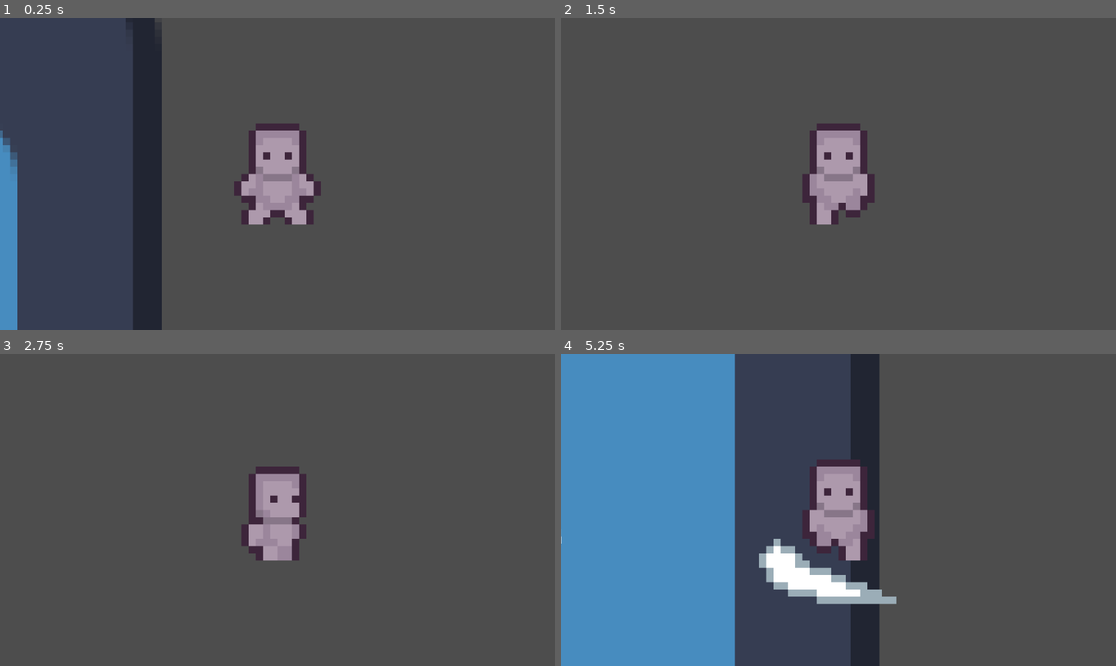
Above: before the commit, frames 1-4 (two rows, left to right).
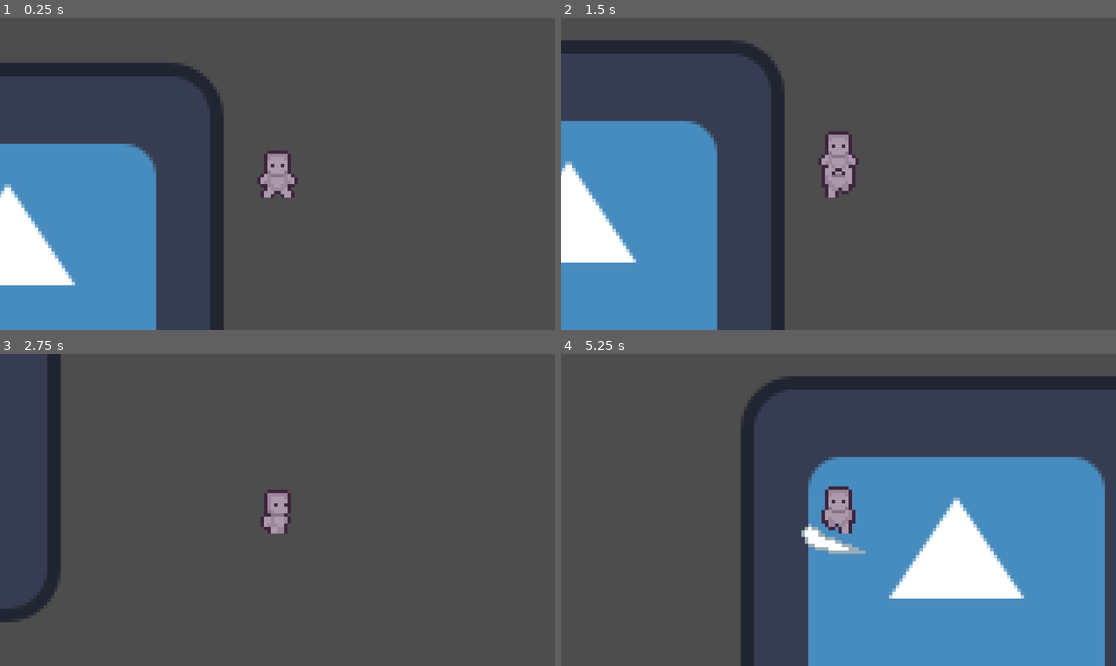
Above: after the commit, the same moments.

Repository: kyndlm/gamejam-loop
Game: Godot game, scene res://Scenes/Player/universe.tscn
Two runs of this game, one before a commit and one after it. Both use one fixed random seed, a clock stepped at 60 frames per second and the inputs below. The engine's default icon, where the game draws it, is replaced by a stand-in: a white triangle on a blue panel in a dark square.
Inputs (mouse positions are in pixels of both pictures, inside the frame that each line leads up to):
- Up to frame 1 (0.25 s): no input
- Up to frame 2 (1.5 s): move the mouse to (960, 158) at 0.52 s; hold D (right) 0.53-1.28 s; click (960, 158) at 0.6 s; tap I (levelEnded, bound only after the commit) at 0.8, 1.35 s; move the mouse to (727, 189) at 1.27 s; hold S (down) from 1.28 s (still down)
- Up to frame 3 (2.75 s): tap U (levelStarted, bound only after the commit) at 1.55, 2.1 s; move the mouse to (333, 441) at 2.02 s; release S (down) at 2.03 s; hold D (right) from 2.03 s (still down); click (333, 441) at 2.3 s
- Up to frame 4 (5.25 s): move the mouse to (810, 572) at 2.77 s; release D (right) at 2.78 s; hold W (up) 2.78-3.53 s; click (810, 572) at 2.85 s; tap I (levelEnded, bound only after the commit) at 3.05, 3.6 s; move the mouse to (1005, 556) at 3.52 s; hold A (left) 3.53-5.03 s; tap U (levelStarted, bound only after the commit) at 3.8, 4.35 s; move the mouse to (672, 463) at 4.27 s; click (672, 463) at 4.55 s; move the mouse to (866, 510) at 5.02 s; hold S (down) from 5.03 s (still down); click (866, 510) at 5.1 s

The runs differ from the first frame. In frame 1, 25% of the frame differs, in the area x 0-58%, y 0-100%; in frame 2, 25%; in frame 3, 5.0%; in frame 4, 74%, in the area x 0-100%, y 0-100%.
Error after the commit: Cannot call method 'get_node' on a null value. (res://Scripts/Actions/AnimationReplay.gd:14)

Commit message:
Working with multiple ghosts
"u" to start a level and start recording
"i" to stop a level and finish recording

After a recording has ended and "u" ist pressed again, the saved animation is replayed

Diff:
--- a/Game/Scenes/Player/Ghost.tscn
+++ b/Game/Scenes/Player/Ghost.tscn
@@ -1,7 +1,59 @@
-[gd_scene load_steps=22 format=3 uid="uid://dot1f5b8cd00t"]
-
+[gd_scene load_steps=35 format=3 uid="uid://dot1f5b8cd00t"]
+
+[ext_resource type="Texture2D" uid="uid://cx002bbjsa37a" path="res://Assets/Sprites/PlayerSprites/PlayerAttackSprite.png" id="1_yp0dw"]
 [ext_resource type="Texture2D" uid="uid://bcgowjhd1hnmb" path="res://Assets/Sprites/PlayerSprites/Prototype_Character.png" id="2_4f66t"]
 
+[sub_resource type="RectangleShape2D" id="RectangleShape2D_ud84k"]
+size = Vector2(10, 8)
+
+[sub_resource type="AtlasTexture" id="AtlasTexture_qq3jn"]
+atlas = ExtResource("1_yp0dw")
+region = Rect2(0, 0, 32, 32)
+
+[sub_resource type="AtlasTexture" id="AtlasTexture_q3287"]
+atlas = ExtResource("1_yp0dw")
+region = Rect2(32, 0, 32, 32)
+
+[sub_resource type="AtlasTexture" id="AtlasTexture_t26y1"]
+atlas = ExtResource("1_yp0dw")
+region = Rect2(64, 0, 32, 32)
+
+[sub_resource type="AtlasTexture" id="AtlasTexture_me4pk"]
+atlas = ExtResource("1_yp0dw")
+region = Rect2(96, 0, 32, 32)
+
+[sub_resource type="AtlasTexture" id="AtlasTexture_yhhm2"]
+atlas = ExtResource("1_yp0dw")
+region = Rect2(0, 32, 32, 32)
+
+[sub_resource type="AtlasTexture" id="AtlasTexture_kqhvp"]
+atlas = ExtResource("1_yp0dw")
+region = Rect2(32, 32, 32, 32)
+
+[sub_resource type="AtlasTexture" id="AtlasTexture_cyeji"]
+atlas = ExtResource("1_yp0dw")
+region = Rect2(64, 32, 32, 32)
+
+[sub_resource type="AtlasTexture" id="AtlasTexture_xlao7"]
+atlas = ExtResource("1_yp0dw")
+region = Rect2(96, 32, 32, 32)
+
+[sub_resource type="AtlasTexture" id="AtlasTexture_i6t4q"]
+atlas = ExtResource("1_yp0dw")
+region = Rect2(0, 64, 32, 32)
+
+[sub_resource type="AtlasTexture" id="AtlasTexture_ok55q"]
+atlas = ExtResource("1_yp0dw")
+region = Rect2(32, 64, 32, 32)
+
+[sub_resource type="AtlasTexture" id="AtlasTexture_wyqsw"]
+atlas = ExtResource("1_yp0dw")
+region = Rect2(64, 64, 32, 32)
+
+[sub_resource type="AtlasTexture" id="AtlasTexture_w6sgt"]
+atlas = ExtResource("1_yp0dw")
+region = Rect2(96, 64, 32, 32)
+
 [sub_resource type="AtlasTexture" id="AtlasTexture_n6mvr"]
 atlas = ExtResource("2_4f66t")
 region = Rect2(0, 0, 32, 32)
@@ -74,8 +126,59 @@
 atlas = ExtResource("2_4f66t")
 region = Rect2(96, 160, 32, 32)
 
-[sub_resource type="SpriteFrames" id="SpriteFrames_2la8d"]
+[sub_resource type="SpriteFrames" id="SpriteFrames_hw8qy"]
 animations = [{
+"frames": [{
+"duration": 1.0,
+"texture": SubResource("AtlasTexture_qq3jn")
+}, {
+"duration": 1.0,
+"texture": SubResource("AtlasTexture_q3287")
+}, {
+"duration": 1.0,
+"texture": SubResource("AtlasTexture_t26y1")
+}, {
+"duration": 1.0,
+"texture": SubResource("AtlasTexture_me4pk")
+}],
+"loop": true,
+"name": &"attack_down",
+"speed": 35.0
+}, {
+"frames": [{
+"duration": 1.0,
+"texture": SubResource("AtlasTexture_yhhm2")
+}, {
+"duration": 1.0,
+"texture": SubResource("AtlasTexture_kqhvp")
+}, {
+"duration": 1.0,
+"texture": SubResource("AtlasTexture_cyeji")
+}, {
+"duration": 1.0,
+"texture": SubResource("AtlasTexture_xlao7")
+}],
+"loop": true,
+"name": &"attack_side",
+"speed": 35.0
+}, {
+"frames": [{
+"duration": 1.0,
+"texture": SubResource("AtlasTexture_i6t4q")
+}, {
+"duration": 1.0,
+"texture": SubResource("AtlasTexture_ok55q")
+}, {
+"duration": 1.0,
+"texture": SubResource("AtlasTexture_wyqsw")
+}, {
+"duration": 1.0,
+"texture": SubResource("AtlasTexture_w6sgt")
+}],
+"loop": true,
+"name": &"attack_up",
+"speed": 35.0
+}, {
 "frames": [{
 "duration": 1.0,
 "texture": SubResource("AtlasTexture_n6mvr")
@@ -161,19 +264,15 @@
 "speed": 10.0
 }]
 
-[sub_resource type="RectangleShape2D" id="RectangleShape2D_ud84k"]
-size = Vector2(10, 8)
-
 [node name="CharacterBody2D" type="CharacterBody2D"]
-
-[node name="AnimatedSprite2D" type="AnimatedSprite2D" parent="."]
-sprite_frames = SubResource("SpriteFrames_2la8d")
-animation = &"walk_up"
-autoplay = "idle_down"
-frame_progress = 0.281554
-speed_scale = 0.5
 
 [node name="CollisionShape2D" type="CollisionShape2D" parent="."]
 position = Vector2(0, 4)
 shape = SubResource("RectangleShape2D_ud84k")
 disabled = true
+
+[node name="AnimatedSprite2D" type="AnimatedSprite2D" parent="."]
+sprite_frames = SubResource("SpriteFrames_hw8qy")
+animation = &"attack_up"
+autoplay = "idle_down"
+speed_scale = 0.5
--- a/Game/Scenes/Player/player.tscn
+++ b/Game/Scenes/Player/player.tscn
@@ -270,7 +270,7 @@
 
 [node name="AnimatedSprite2D" type="AnimatedSprite2D" parent="."]
 sprite_frames = SubResource("SpriteFrames_2la8d")
-animation = &"attack_down"
+animation = &"attack_up"
 autoplay = "idle_down"
 speed_scale = 0.5
 
--- a/Game/Scenes/Player/universe.tscn
+++ b/Game/Scenes/Player/universe.tscn
@@ -6,12 +6,13 @@
 [node name="Universe" type="Node2D"]
 
 [node name="World" type="Node2D" parent="."]
+unique_name_in_owner = true
 
 [node name="Icon" type="Sprite2D" parent="World"]
 position = Vector2(-80, 31)
 texture = ExtResource("2_vxckg")
 
-[node name="Player" parent="World" instance=ExtResource("1_1thej")]
+[node name="CharacterBody2D" parent="World" instance=ExtResource("1_1thej")]
 
-[node name="Camera2D" type="Camera2D" parent="World/Player"]
-zoom = Vector2(15, 15)
+[node name="Camera2D" type="Camera2D" parent="World/CharacterBody2D"]
+zoom = Vector2(7, 7)
--- a/Game/Scripts/Actions/Animation.gd
+++ /dev/null
@@ -1,11 +0,0 @@
-extends Node
-
-
-# Called when the node enters the scene tree for the first time.
-func _ready():
-	pass # Replace with function body.
-
-
-# Called every frame. 'delta' is the elapsed time since the previous frame.
-func _process(delta):
-	pass
--- /dev/null
+++ b/Game/Scripts/Actions/AnimationReplay.gd
@@ -0,0 +1,21 @@
+extends Action
+
+class_name AnimationReplay
+
+var anim_player
+var animation
+var flip_h
+
+
+func initAnim(ghost: Node2D, animation: String, flip_h: bool) -> AnimationReplay:
+	super.init(ghost)
+	self.animation = animation
+	self.flip_h = flip_h
+	anim_player = ghost.get_node("AnimatedSprite2D")
+
+	return self
+
+func execute() -> void:
+	anim_player.flip_h = self.flip_h
+	anim_player.play(self.animation)
+	pass
--- a/Game/Scripts/Actions/Position.gd
+++ b/Game/Scripts/Actions/Position.gd
@@ -10,7 +10,6 @@
 	super.init(ghost)
 	self.posX = posX
 	self.posY = posY
-	print("action created  %s %s %s", [timeStamp, posX, posY])
 	return self
 
 
--- /dev/null
+++ b/Game/Scripts/GhostManager.gd
@@ -0,0 +1,45 @@
+extends Node
+
+var player: Node2D
+var ghostScene = preload("res://Scenes/Player/Ghost.tscn")
+var ghosts = []
+var currentGhostIndex = 0
+
+var timedPassed = 0
+var level = 0
+# Called when the node enters the scene tree for the first time.
+func _ready():
+	for i in range(3):
+		var worldNode = get_node("/root/Universe/World")
+		var ghost = ghostScene.instantiate()
+		worldNode.add_child(ghost)
+		#ghost.visible = false
+		self.ghosts.append(ghost)
+	pass # Replace with function body.
+
+
+# Called every frame. 'delta' is the elapsed time since the previous frame.
+func _process(delta):
+
+	pass
+
+func endRecording():
+	print("End Recording")
+	Replay.stoppedRecording()
+	self.currentGhostIndex += 1
+	#Replay.stopReplay()
+	pass
+
+func getNextGhost(player: Node2D) -> Node2D:
+	print("Get Next Ghost")
+	Replay.startedRecording()
+	return self.ghosts[self.currentGhostIndex]
+	pass
+
+func startReplay():
+	Replay.startReplay()
+	pass
+
+func stopReplay():
+	Replay.stopReplay()
+	pass
--- a/Game/Scripts/Replay.gd
+++ b/Game/Scripts/Replay.gd
@@ -1,6 +1,7 @@
 extends Node
 
 var actions: Array[Action] = []
+var recordedActions: Array[Action] = []
 
 var icon: Node2D
 var player: Node2D
@@ -11,35 +12,48 @@
 var playReplay: bool
 
 func _ready():
-	startTime = Time.get_ticks_msec()
 	icon = get_node("/root/Universe/World/Icon")
 	player = get_node("/root/Universe/World/CharacterBody2D")
 	playReplay = false
 	pass
 
 func _process(delta):
-	if(!playReplay && startTime + 5000 < Time.get_ticks_msec()):
-		playReplay = true
-		replayStart = Time.get_ticks_msec()
 	if(playReplay):
-		#print(actions[0].getTimeStamp())
-		if(actions.size() > 0 && actions.front().getTimeStamp() <= (Time.get_ticks_msec() - replayStart)):
-			print(actions.front().getTimeStamp())
-			actions.front().execute()
-			actions.pop_front()
-
-
+		actionCheck()
 	pass
 
+func actionCheck():
+	if(actions.size() > 0 && actions.front().getTimeStamp() <= (Time.get_ticks_msec() - replayStart)):
+		actions.front().execute()
+		recordedActions.append(actions.pop_front())
+		actionCheck()
+pass
+
 func addAction(action: Action) -> void:
-	actions.append(action)
+	recordedActions.append(action)
 	action.setTimeStamp(startTime)
 	pass
 
 func startReplay() -> void:
+	print("Start Replay")
 	replayStart = Time.get_ticks_msec()
-
+	playReplay = true
 	pass
 
-#func getReplay() -> Array:
-#	return actions.copy()
+func stopReplay() -> void:
+	print("Stop Replay")
+	playReplay = false
+	pass
+
+func startedRecording():
+	print("Started Recording (Set StartTime for Actions)")
+	startTime = Time.get_ticks_msec()
+	pass
+
+func stoppedRecording():
+	print("Stopped Recording")
+	actions = recordedActions.duplicate()
+	if(actions == recordedActions):
+		print("Recoding saved")
+	recordedActions = []
+	pass
--- a/Game/Scripts/loop.gd
+++ /dev/null
@@ -1,34 +0,0 @@
-extends Node
-
-# save position every tick and save it to replay it
-#
-
-var startOfLevel
-
-#test mause node
-
-
-var queue = [] # saved is the class "action.gd"
-
-# Called when the node enters the scene tree for the first time.
-func _ready():
-	pass # Replace with function body.
-
-
-# Called every frame. 'delta' is the elapsed time since the previous frame.
-func _process(delta):
-
-	#addPos(mouse.x, mouse.y)
-	pass
-
-	#start of level taketimestamp
-func levelStart():
-	startOfLevel = Time.get_ticks_msec() # oder usec für mikro sekunden
-	pass
-
-func addPos(posx, posy):
-	#here timestamp
-
-	#currtimeinmillis - global Timestamp
-	#save pos+timestamp in
-	pass
--- a/Game/Scripts/player.gd
+++ b/Game/Scripts/player.gd
@@ -16,8 +16,17 @@
 var attack_timer: float = 0.0
 var is_attacking: bool = false
 
+var ghostScene = preload("res://Scenes/Player/Ghost.tscn")
+var ghost: Node2D
+
+func _ready():
+	self.ghost = null
+	pass
+
 func _physics_process(delta: float) -> void:
 	var direction = Vector2.ZERO
+	if(ghost != null):
+		Replay.addAction(Position.new().initPos(ghost, self.global_position.x , self.global_position.y))
 
 	if Input.is_action_pressed("right"):
 		direction.x += 1
@@ -29,6 +38,17 @@
 		direction.y += 1
 	if Input.is_action_pressed("up"):
 		direction.y -= 1
+	if Input.is_action_just_released("levelEnded"):
+		print("Level Ended")
+		self.ghost = null
+		GhostManager.endRecording()
+		GhostManager.stopReplay()
+		self.global_position.x = 0
+		self.global_position.y = 0
+	if Input.is_action_just_released("levelStarted"):
+		print("Level Started")
+		self.ghost = GhostManager.getNextGhost(self)
+		GhostManager.startReplay()
 
 	direction = direction.normalized()
 
@@ -66,6 +86,9 @@
 			anim_player.play("idle_up")
 		"side":
 			anim_player.play("idle_side")
+	if(ghost != null):
+		Replay.addAction(AnimationReplay.new().initAnim(ghost, "idle_" + last_direction, anim_player.flip_h))
+
 
 func _handle_walk_state(direction: Vector2) -> void:
 	if direction.y > 0:
@@ -77,6 +100,9 @@
 	else:
 		last_direction = "side"
 		anim_player.play("walk_side")
+	if(ghost != null):
+		Replay.addAction(AnimationReplay.new().initAnim(ghost, "walk_" + last_direction, anim_player.flip_h))
+
 
 func _handle_attack_state() -> void:
 	match last_direction:
@@ -86,3 +112,4 @@
 			anim_player.play("attack_up")
 		"side":
 			anim_player.play("attack_side")
+	Replay.addAction(AnimationReplay.new().initAnim(ghost, "attack_" + last_direction, anim_player.flip_h))
--- a/Game/project.godot
+++ b/Game/project.godot
@@ -14,6 +14,15 @@
 run/main_scene="res://Scenes/Player/universe.tscn"
 config/features=PackedStringArray("4.3", "Forward Plus")
 config/icon="res://icon.svg"
+
+[autoload]
+
+Replay="*res://Scripts/Replay.gd"
+GhostManager="*res://Scripts/GhostManager.gd"
+
+[editor]
+
+version_control/autoload_on_startup=true
 
 [input]
 
@@ -42,6 +51,16 @@
 "events": [Object(InputEventMouseButton,"resource_local_to_scene":false,"resource_name":"","device":-1,"window_id":0,"a …(253 unchanged characters)…
 ]
 }
+levelEnded={
+"deadzone": 0.5,
+"events": [Object(InputEventKey,"resource_local_to_scene":false,"resource_name":"","device":-1,"window_id":0,"alt_pressed":false,"shift_pressed":false,"ctrl_pressed":false,"meta_pressed":false,"pressed":false,"keycode":0,"physical_keycode":73,"key_label":0,"unicode":105,"location":0,"echo":false,"script":null)
+]
+}
+levelStarted={
+"deadzone": 0.5,
+"events": [Object(InputEventKey,"resource_local_to_scene":false,"resource_name":"","device":-1,"window_id":0,"alt_pressed":false,"shift_pressed":false,"ctrl_pressed":false,"meta_pressed":false,"pressed":false,"keycode":0,"physical_keycode":85,"key_label":0,"unicode":117,"location":0,"echo":false,"script":null)
+]
+}
 
 [rendering]
 
